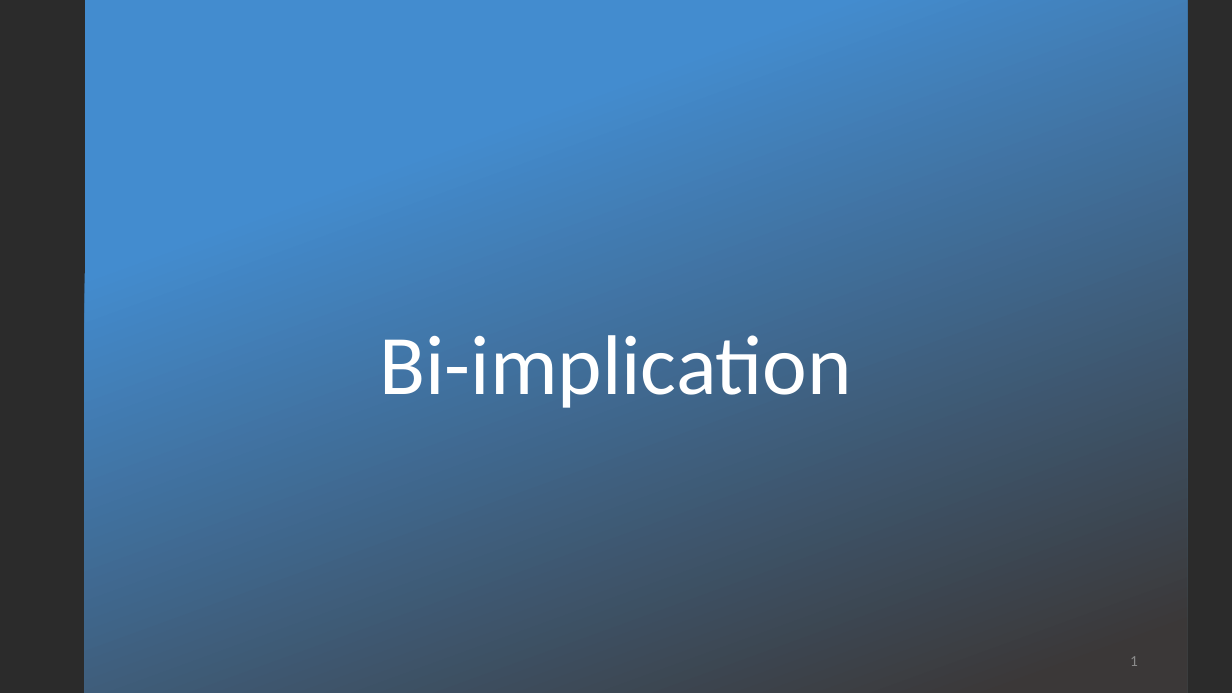
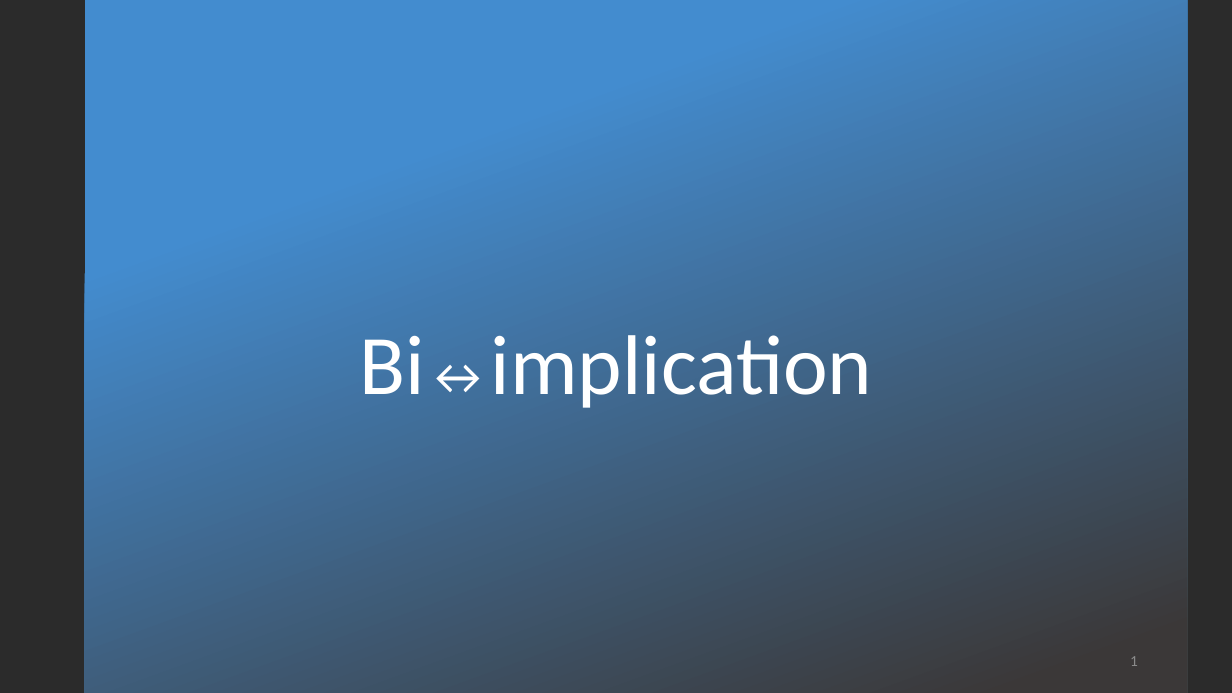
Before and after one commit to kevinsullivan/cs-dm, a slide deck: slide 1 of 08_Bi_implication/Biimplication.pptx. Drawn at 1232x693 pixels with LibreOffice and Linux fonts; fonts in the diff are those of the drawing; background and template pictures are left out; a plain dark background stands for a picture behind light text. Boxes give left, top, right and bottom in pixels: in the first picture for what was removed or moved away, otherwise in the second. Text is boxed around its words. In the diff, an @@ line names an element or a change of style, - is before the commit and + after.

Commit message:
Tweak to title slide for bi-implication

```diff
--- a/08_Bi_implication/Biimplication.pptx
+++ b/08_Bi_implication/Biimplication.pptx
@@ title at (359,335,872,408): text changed @@
-Bi-implication
+Bi↔implication
```
